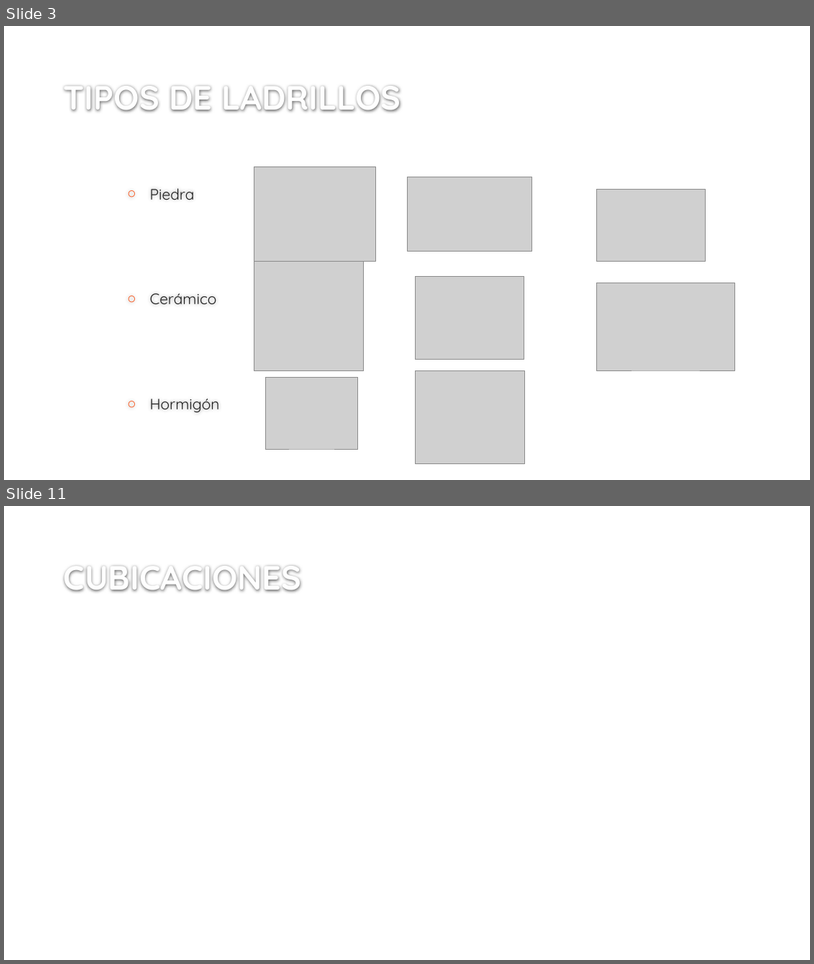
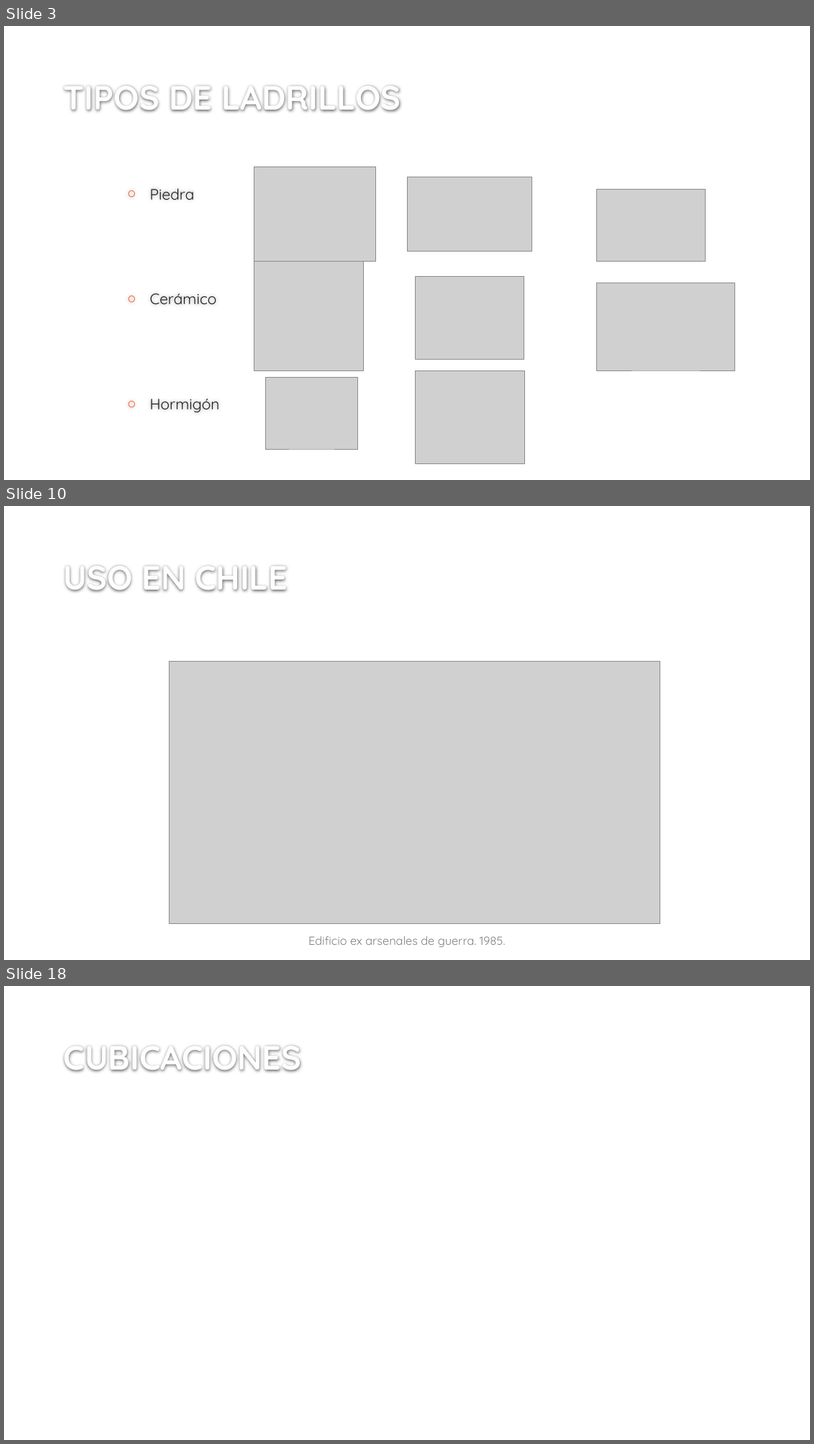
Before and after one commit to ppizarror/proyecto-CI6501, a slide deck: SISTEMAS CONSTRUCTIVOS EN ALBAÑILERIÁ.pptx. Shown one above the other, each under a label of ours: slides 3 and 11 before the commit, slides 3, 10 and 18 after it; the slides between them are not shown. The pictures are 814x964 and 814x1444 pixels, drawn with LibreOffice and Linux fonts; fonts in the diff are those of the drawing; grey boxes stand for pictures; background and template pictures are left out. Boxes give left, top, right and bottom in pixels: in the first picture for what was removed or moved away, otherwise in the second. Text is boxed around its words. In the diff, an @@ line names an element or a change of style, - is before the commit and + after.

Commit message:
PPT avanzado con referencias y usos en Chile y el mundo

```diff
--- a/SISTEMAS CONSTRUCTIVOS EN ALBAÑILERIÁ.pptx
+++ b/SISTEMAS CONSTRUCTIVOS EN ALBAÑILERIÁ.pptx
@@ slide 10 added at <box>4,506,810,960</box>, background #FFFFFF @@
@@ title added at <box>64,565,287,592</box>, 40 pt, text #FEFEFE, bold @@
+USO EN CHILE
@@ picture added at <box>169,662,661,924</box> @@
@@ text added at <box>309,936,506,947</box>, 14 pt, text #808080 @@
+Edificio ex arsenales de guerra. 1985.
@@ what was slide 11 is now slide 18 @@
```
Also in this commit, not shown: 7 slides changed, 9 other slides added, 3 slides removed.
